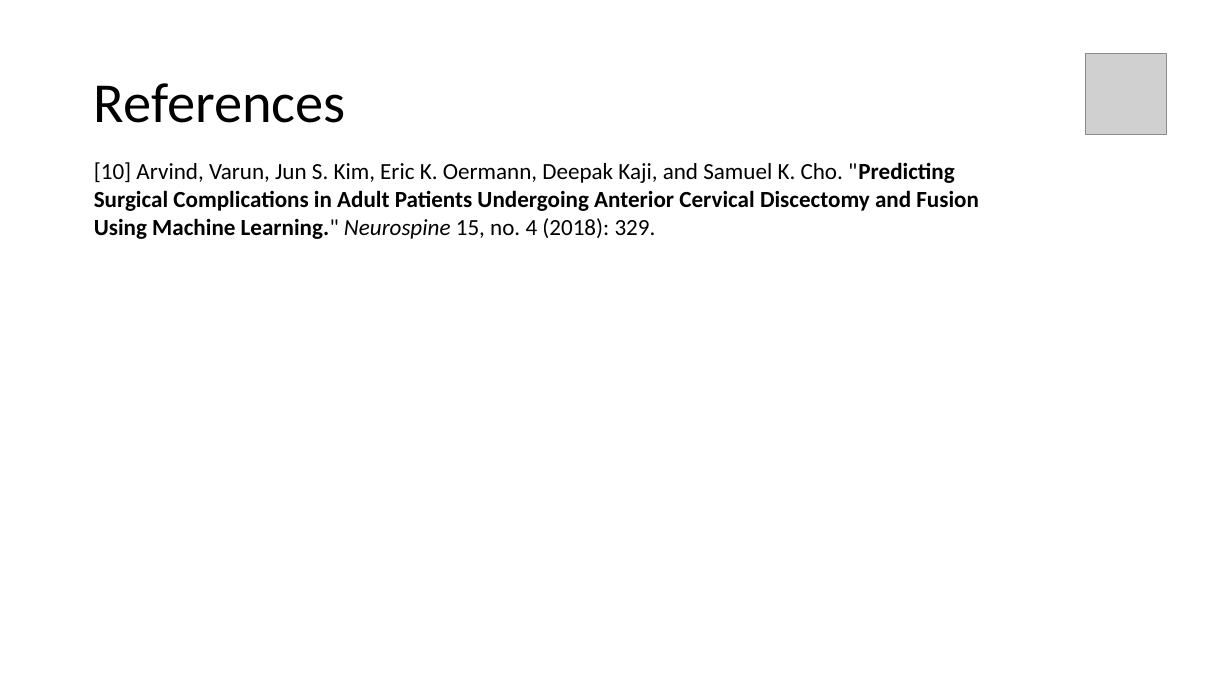
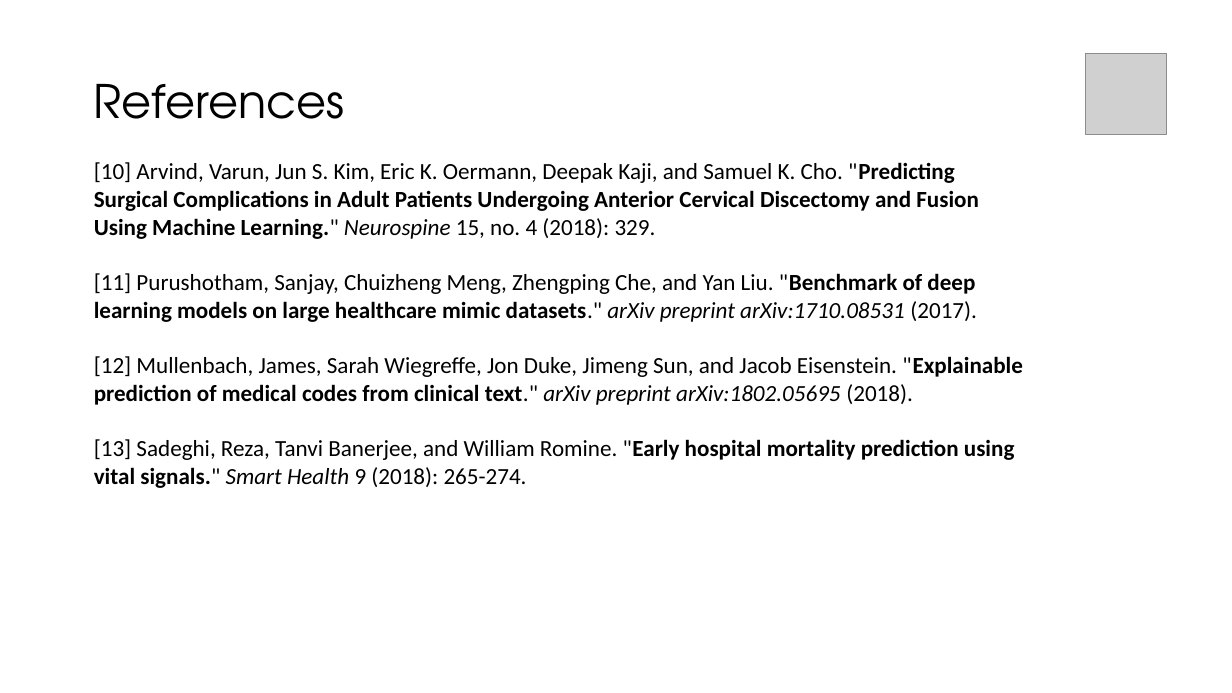
Before and after one commit to fmqbl/Predicting-Post-Procedural-Complications-Using-MIMICIII, a slide deck: slide 28 of ClinicalOutcomes.pptx (slide 27 before the commit). Drawn at 1232x693 pixels with LibreOffice and Linux fonts; fonts in the diff are those of the drawing; grey boxes stand for pictures. Boxes give left, top, right and bottom in pixels: in the first picture for what was removed or moved away, otherwise in the second. Text is boxed around its words. In the diff, an @@ line names an element or a change of style, - is before the commit and + after.

```diff
--- a/ClinicalOutcomes.pptx
+++ b/ClinicalOutcomes.pptx
@@ title "References" at bbox=[94, 84, 344, 119]: size 44 to 36 pt, font Calibri to TeX Gyre Adventor @@
@@ text at bbox=[94, 273, 1023, 488]: paragraphs added @@
+[11] Purushotham, Sanjay, Chuizheng Meng, Zhengping Che, and Yan Liu. "Benchmark of deep learning models on large healthcare mimic datasets." arXiv preprint arXiv:1710.08531 (2017).
+[12] Mullenbach, James, Sarah Wiegreffe, Jon Duke, Jimeng Sun, and Jacob Eisenstein. "Explainable prediction of medical codes from clinical text." arXiv preprint arXiv:1802.05695 (2018).
+[13] Sadeghi, Reza, Tanvi Banerjee, and William Romine. "Early hospital mortality prediction using vital signals." Smart Health 9 (2018): 265-274.
```
Also in this commit, not shown: 11 other slides changed, 2 slides added, 8 other files.
